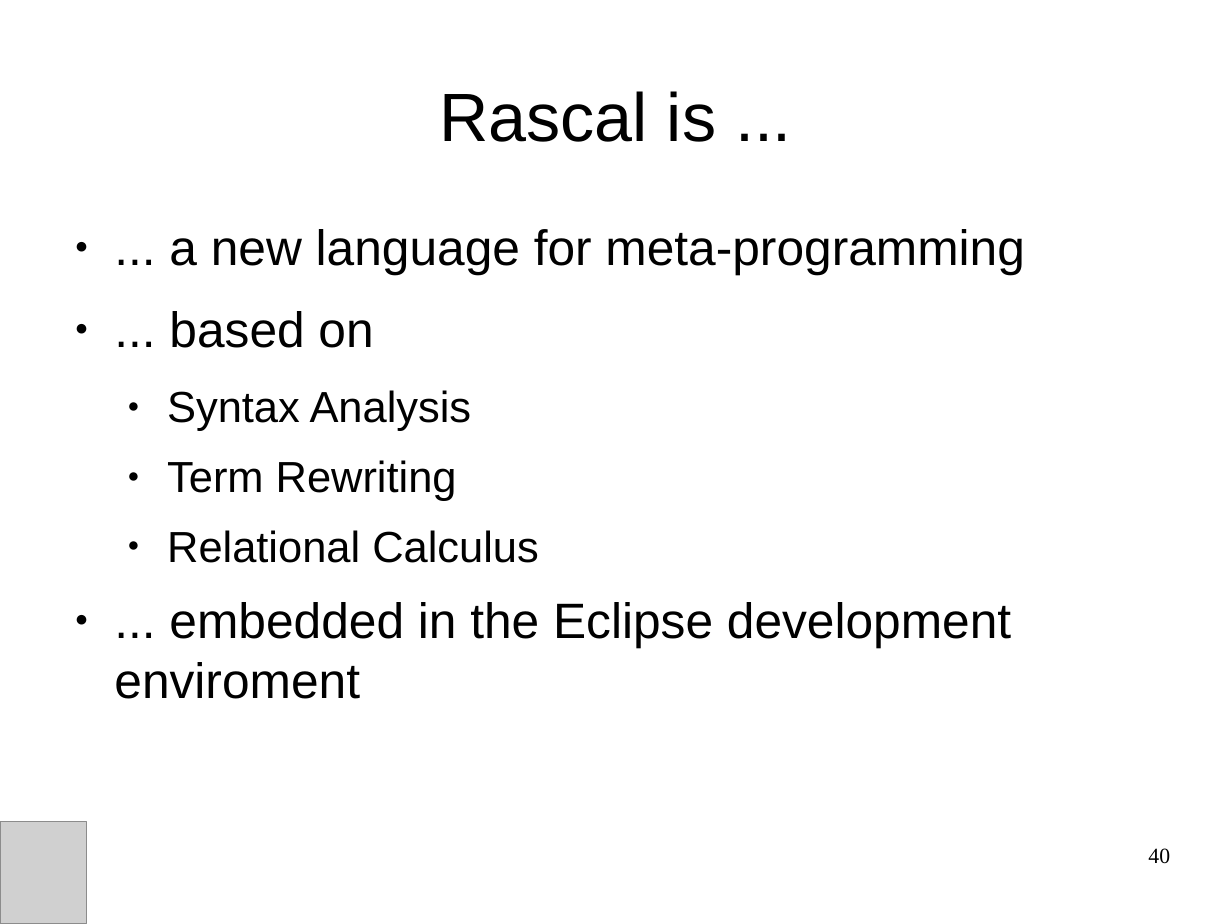
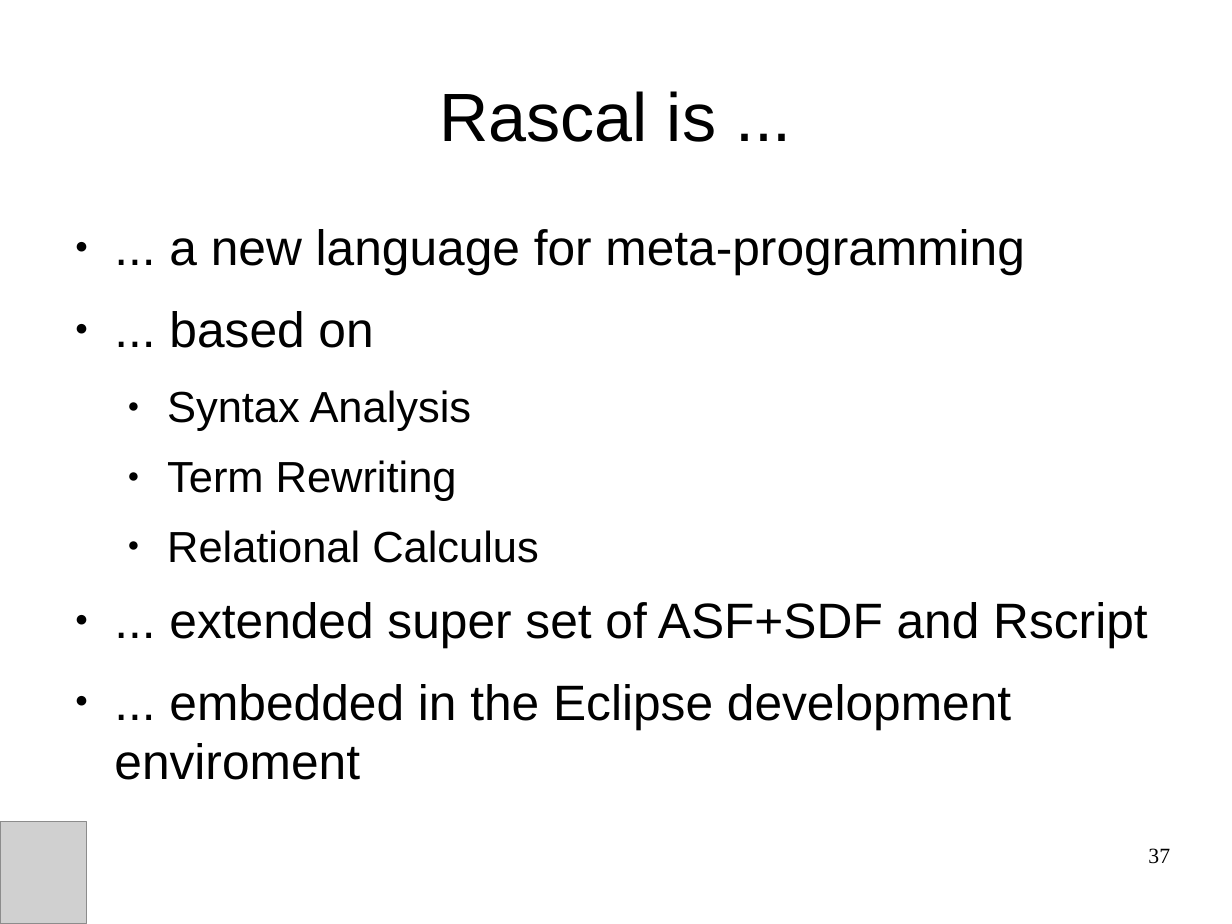
Before and after one commit to cwi-swat/meta-environment, a slide deck: slide 37 of meta-doc/analysis/rascal-slides/rascal-slides.odp (slide 40 before the commit). Drawn at 1232x924 pixels with LibreOffice and Linux fonts; fonts in the diff are those of the drawing; grey boxes stand for pictures; background and template pictures are left out. Boxes give left, top, right and bottom in pixels: in the first picture for what was removed or moved away, otherwise in the second. Text is boxed around its words. In the diff, an @@ line names an element or a change of style, - is before the commit and + after.

```diff
--- a/meta-doc/analysis/rascal-slides/rascal-slides.odp
+++ b/meta-doc/analysis/rascal-slides/rascal-slides.odp
@@ text at (169,602,1147,648): paragraph added @@
+● ... extended super set of ASF+SDF and Rscript
@@ page number at (1148,848,1170,864): text changed @@
-40
+37
```
Also in this commit, not shown: 16 other slides changed, 5 slides added, 5 slides removed, 1 other file.
